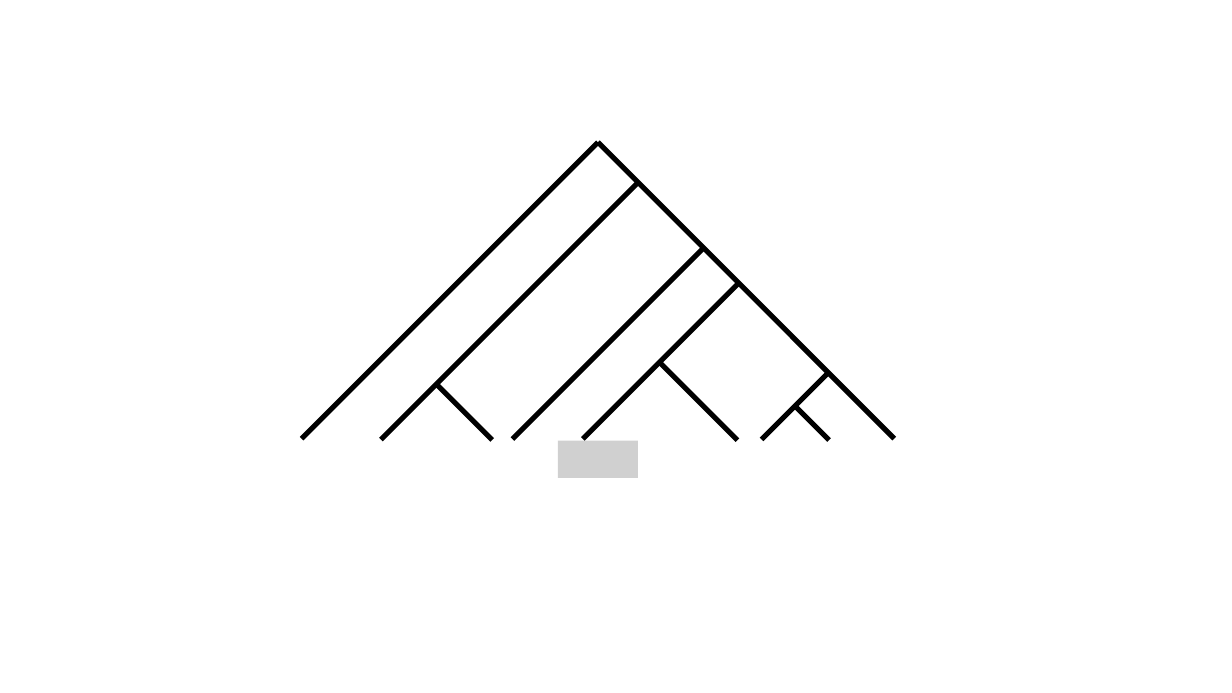
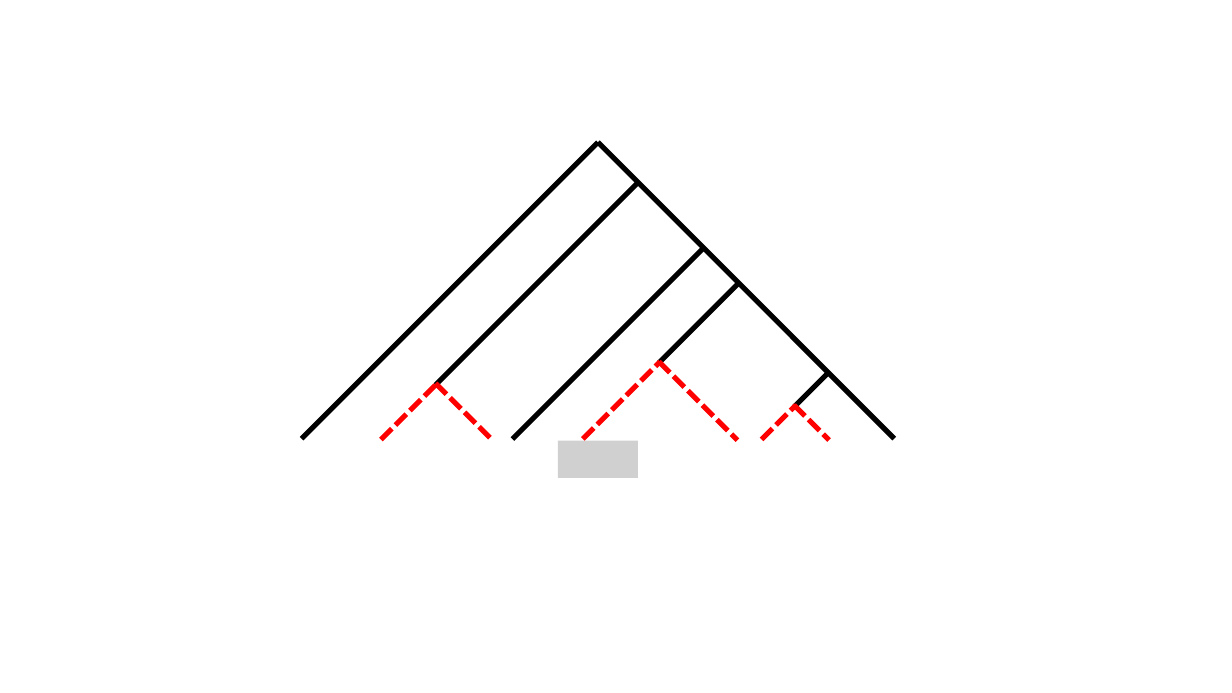
Before and after one commit to niemasd/Dual-Birth-Model, a slide deck: slide 4 of figures/FOR_PAPER/model_figures.pptx. Drawn at 1232x693 pixels with LibreOffice and Linux fonts; fonts in the diff are those of the drawing; grey boxes stand for pictures. Boxes give left, top, right and bottom in pixels: in the first picture for what was removed or moved away, otherwise in the second. Text is boxed around its words. In the diff, an @@ line names an element or a change of style, - is before the commit and + after.

```diff
--- a/figures/FOR_PAPER/model_figures.pptx
+++ b/figures/FOR_PAPER/model_figures.pptx
@@ line moved from (381, 440) - (639, 182) to (435, 385) - (639, 182) @@
@@ line moved from (583, 439) - (738, 285) to (659, 363) - (738, 285) @@
@@ line added from (381, 440) to (435, 385), #FF0000 4 pt dashed @@
@@ line (435, 384) - (493, 440): stroke #000000 4 pt to #FF0000 4 pt dashed @@
@@ line added from (583, 439) to (661, 361), #FF0000 4 pt dashed @@
@@ line (659, 361) - (738, 440): stroke #000000 4 pt to #FF0000 4 pt dashed @@
@@ line moved from (762, 440) - (830, 372) to (795, 407) - (830, 372) @@
@@ line added from (762, 440) to (796, 405), #FF0000 4 pt dashed @@
@@ line (795, 405) - (829, 440): stroke #000000 4 pt to #FF0000 4 pt dashed @@
```
Also in this commit, not shown: 4 other slides changed, 1 slide added, 2 other files.
